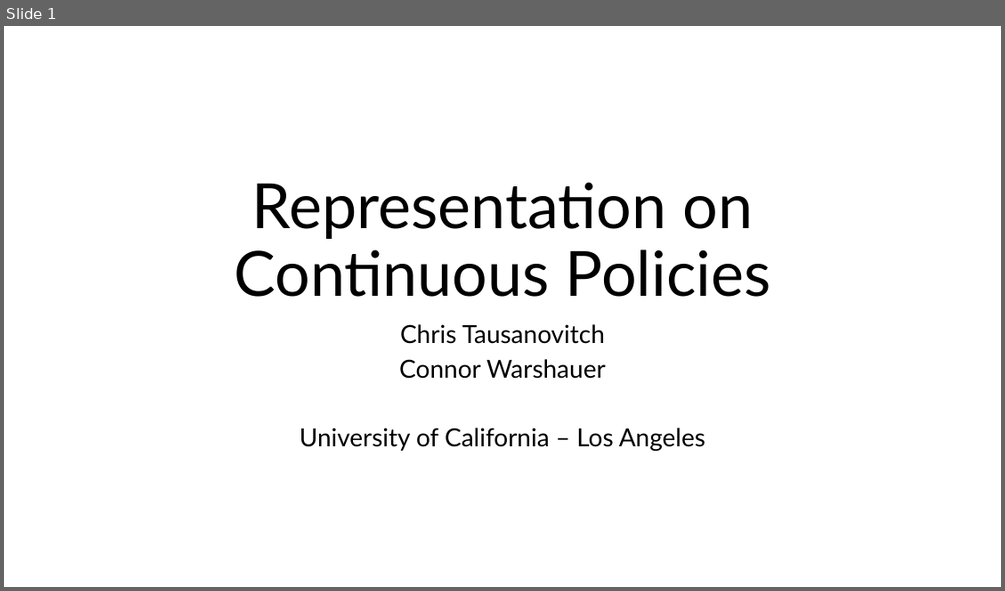
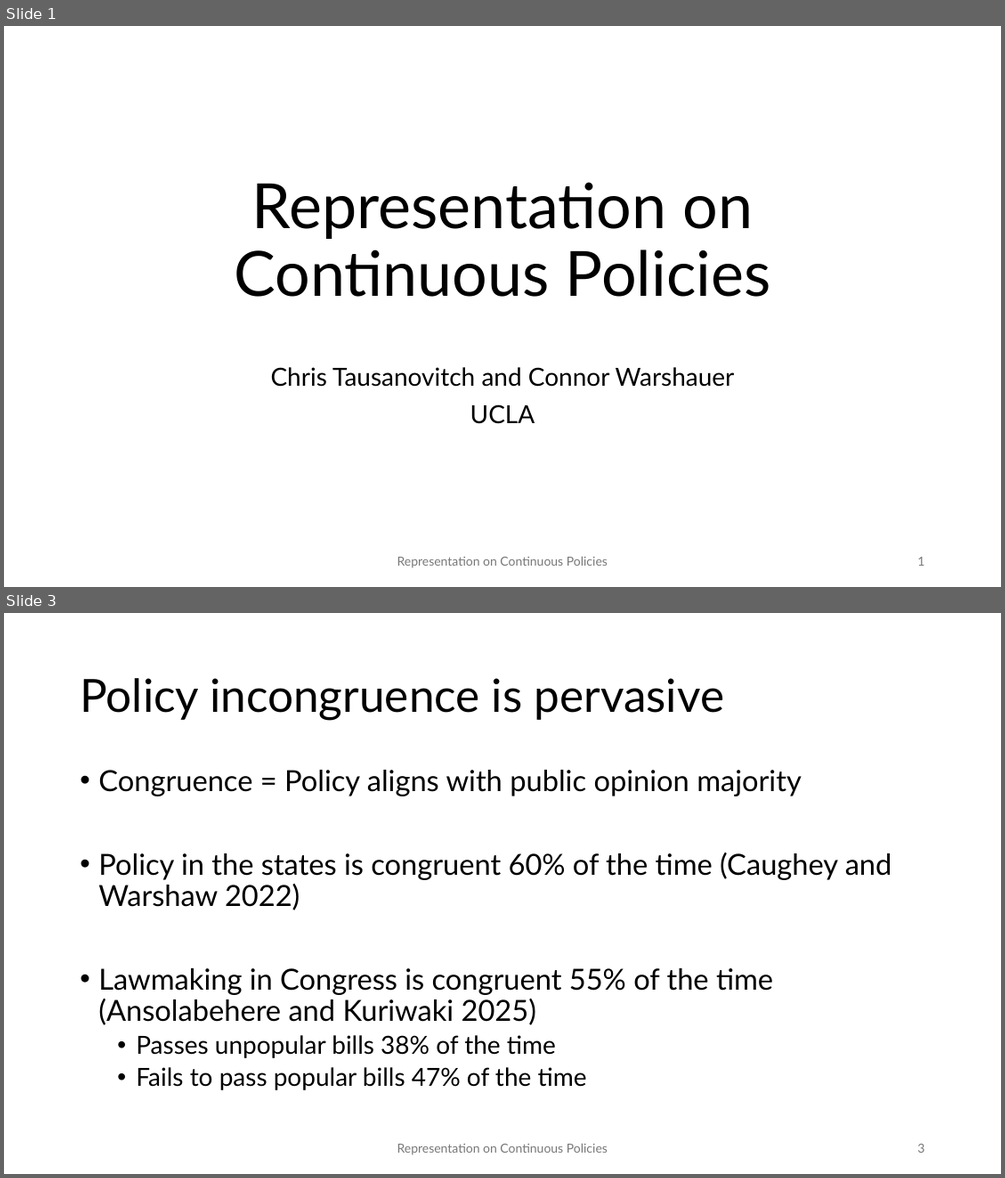
Before and after one commit to ctausanovitch/ctausanovitch.github.io, a slide deck: minwage.pptx. Shown one above the other, each under a label of ours: slide 1 before the commit, slides 1 and 3 after it; the slides between them are not shown. The pictures are 1005x591 and 1005x1178 pixels, drawn with LibreOffice and Linux fonts; fonts in the diff are those of the drawing. Boxes give left, top, right and bottom in pixels: in the first picture for what was removed or moved away, otherwise in the second. Text is boxed around its words. In the diff, an @@ line names an element or a change of style, - is before the commit and + after.

```diff
--- a/minwage.pptx
+++ b/minwage.pptx
@@ slide 3 added at [4, 613, 1001, 1174], background #FFFFFF @@
@@ title added at [80, 678, 724, 720], 44 pt, text #000000 @@
+Policy incongruence is pervasive
@@ text added at [98, 770, 892, 1090], 28 pt, text #000000 @@
+• Congruence = Policy aligns with public opinion majority
+• Policy in the states is congruent 60% of the time (Caughey and Warshaw 2022)
+• Lawmaking in Congress is congruent 55% of the time (Ansolabehere and Kuriwaki 2025)
+  • Passes unpopular bills 38% of the time
+  • Fails to pass popular bills 47% of the time
@@ text added at [397, 1143, 607, 1155], 12 pt, text #797979 @@
+Representation on Continuous Policies
@@ page number added at [917, 1143, 924, 1152], 12 pt, text #797979 @@
+3
@@ slide 1 changed as well @@
@@ subtitle at [271, 367, 735, 424]: text changed @@
-Chris Tausanovitch
-Connor Warshauer
-University of California – Los Angeles
+Chris Tausanovitch and Connor Warshauer
+UCLA
@@ text added at [397, 556, 607, 568], 12 pt, text #797979 @@
+Representation on Continuous Policies
@@ page number added at [917, 556, 924, 565], 12 pt, text #797979 @@
+1
```
Also in this commit, not shown: 1 other slide changed, 35 other slides added, 17 slides removed, 1 other file.
